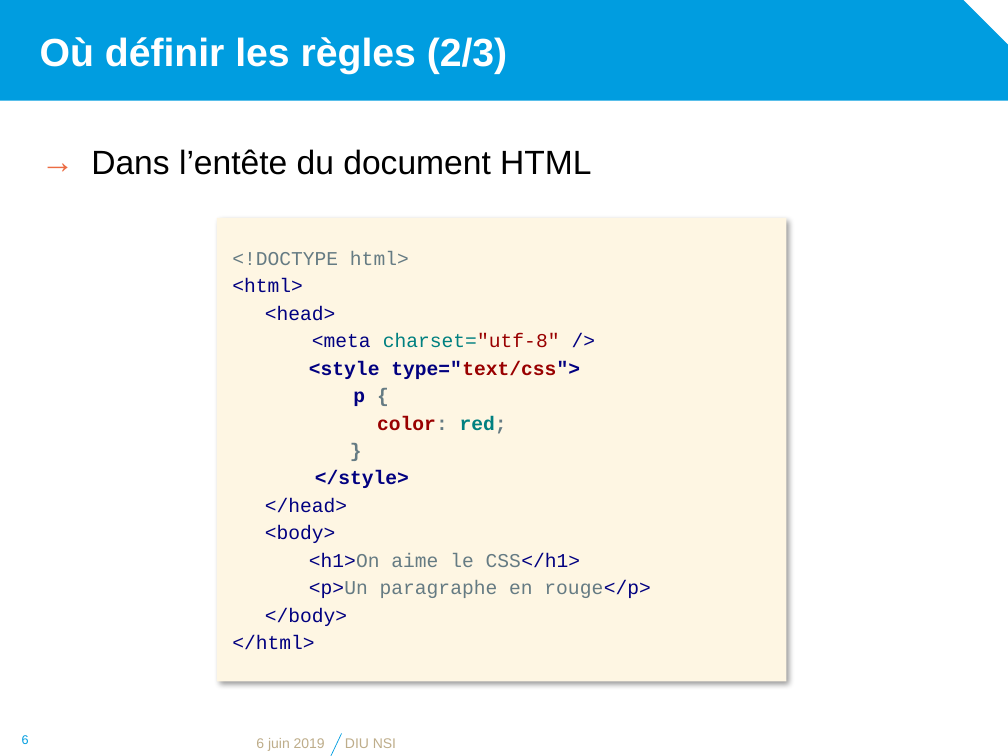
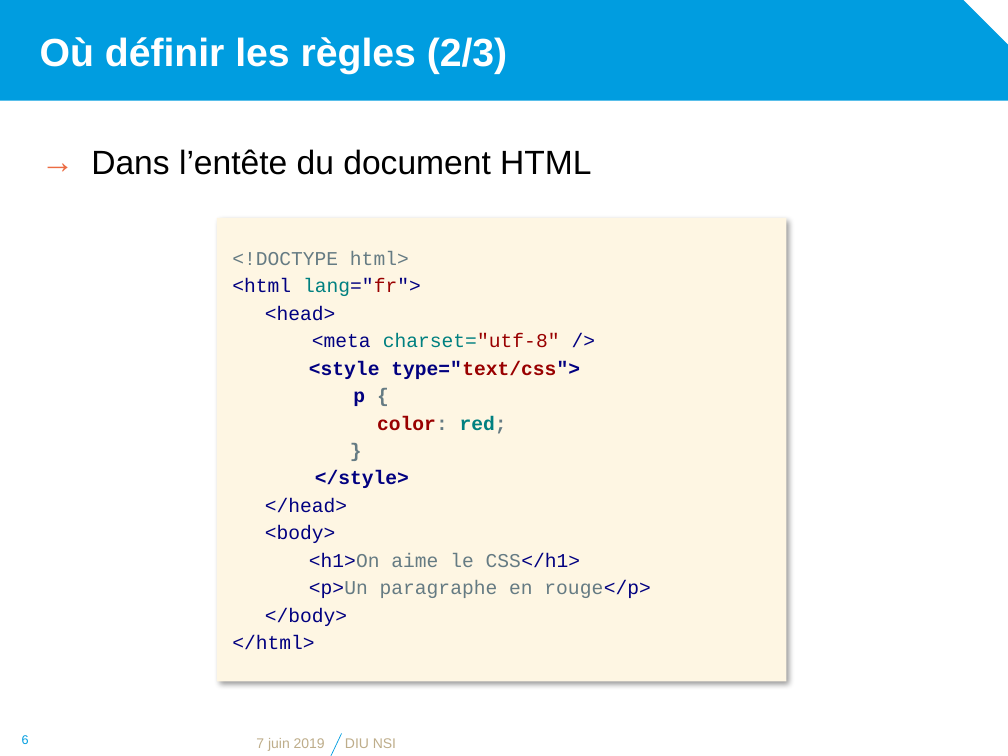
Before and after one commit to diu-uf-bordeaux/bloc1, a slide deck: slide 6 of web/3-CSS/css.pptx. Drawn at 1008x756 pixels with LibreOffice and Linux fonts; fonts in the diff are those of the drawing; background and template pictures are left out. Boxes give left, top, right and bottom in pixels: in the first picture for what was removed or moved away, otherwise in the second. Text is boxed around its words. In the diff, an @@ line names an element or a change of style, - is before the commit and + after.

```diff
--- a/web/3-CSS/css.pptx
+++ b/web/3-CSS/css.pptx
@@ text in rectangle at (232, 278, 421, 296): text changed @@
-<html>
+<html lang="fr">
@@ text at (256, 738, 325, 751): text changed @@
-6 juin 2019
+7 juin 2019
```
Also in this commit, not shown: 18 other slides changed, 3 other files.
